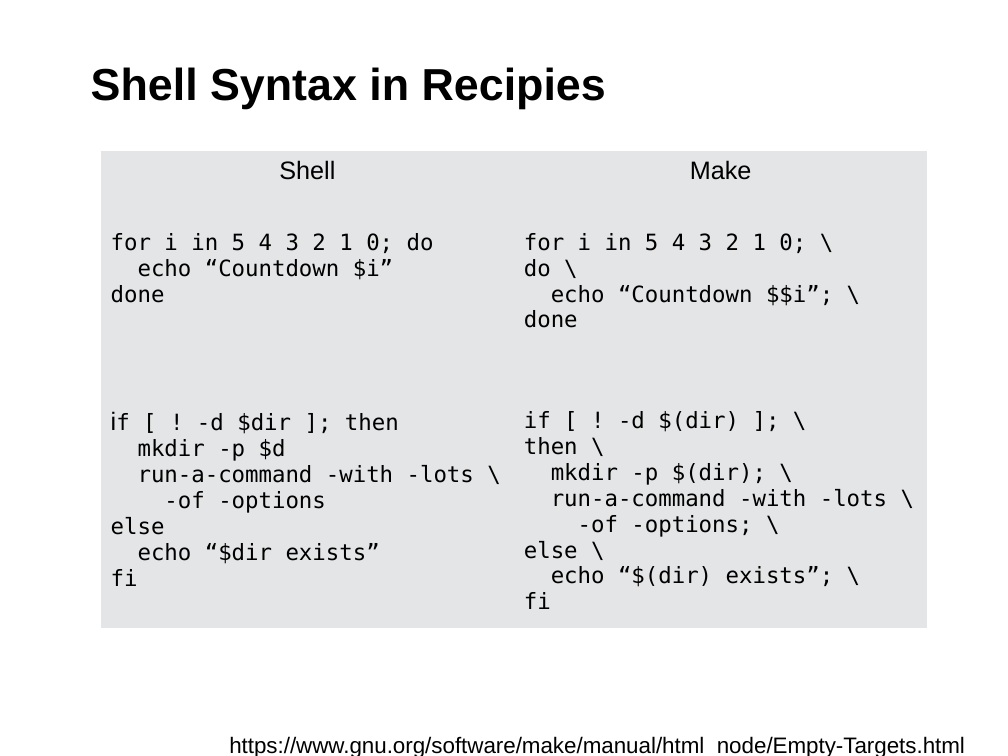
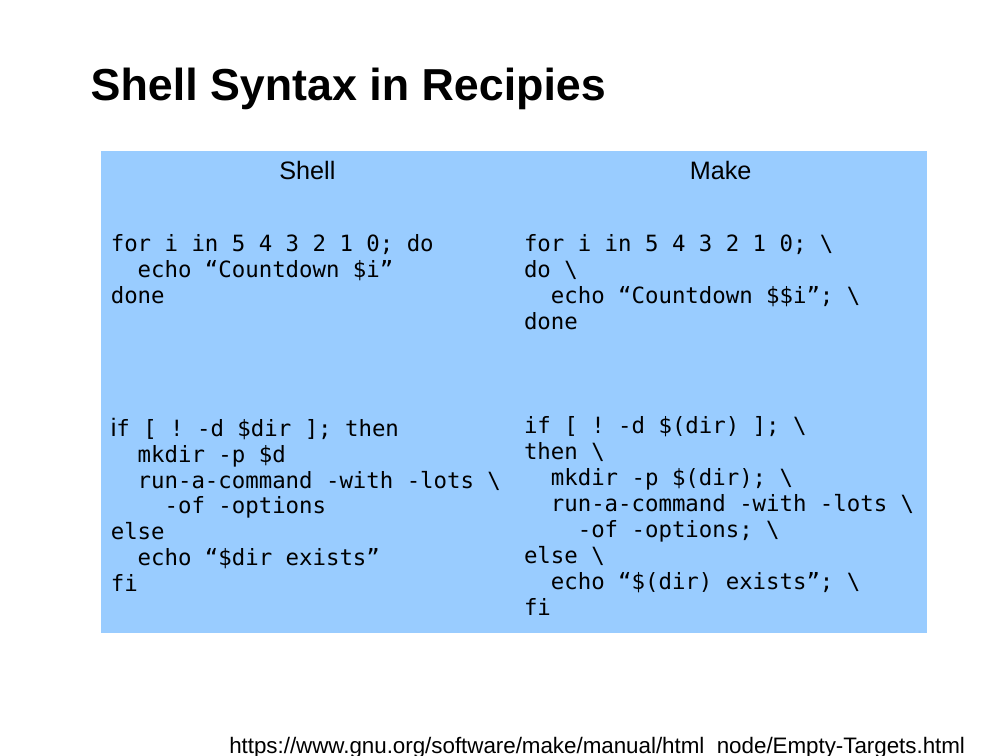
Before and after one commit to fsundermeyer/GNU_make_workshop, a slide deck: slide 13 of Presentation_GNU_make_workshop.odp. Drawn at 1008x756 pixels with LibreOffice and Linux fonts; fonts in the diff are those of the drawing; background and template pictures are left out. Boxes give left, top, right and bottom in pixels: in the first picture for what was removed or moved away, otherwise in the second. Text is boxed around its words. In the diff, an @@ line names an element or a change of style, - is before the commit and + after.

```diff
--- a/Presentation_GNU_make_workshop.odp
+++ b/Presentation_GNU_make_workshop.odp
@@ table at (x1=101, y1=151, x2=927, y2=620) @@
@@ fill #E4E5E6 to #99CCFF in 6 cells @@
```
Also in this commit, not shown: 2 other slides changed.
